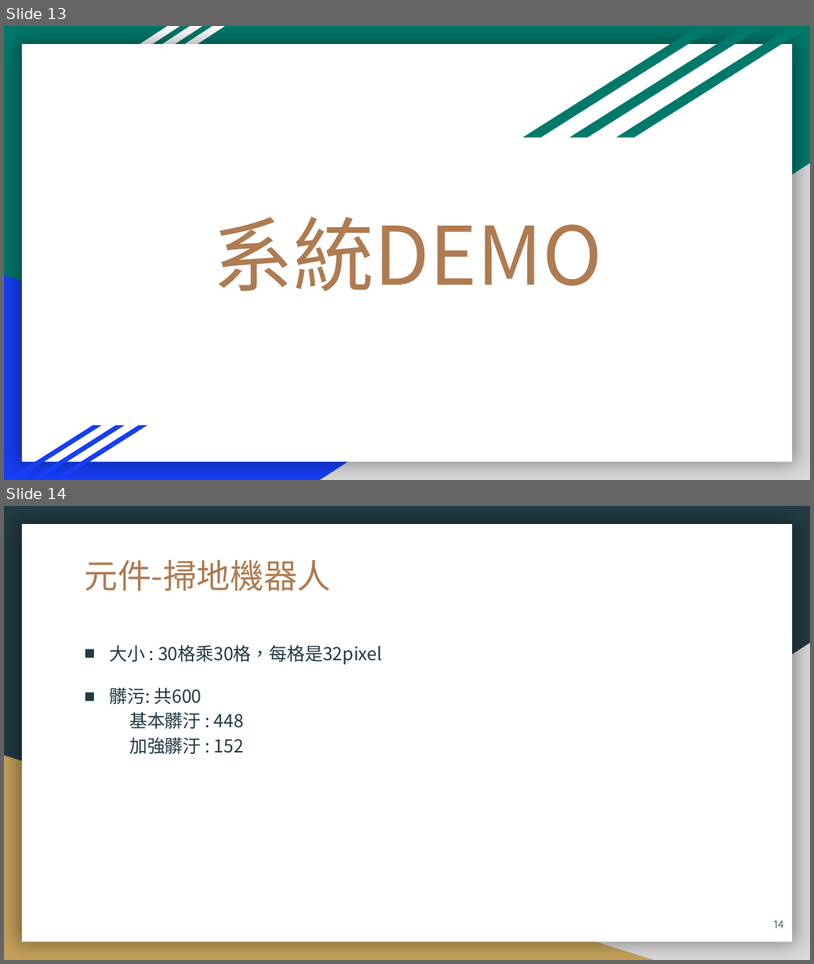
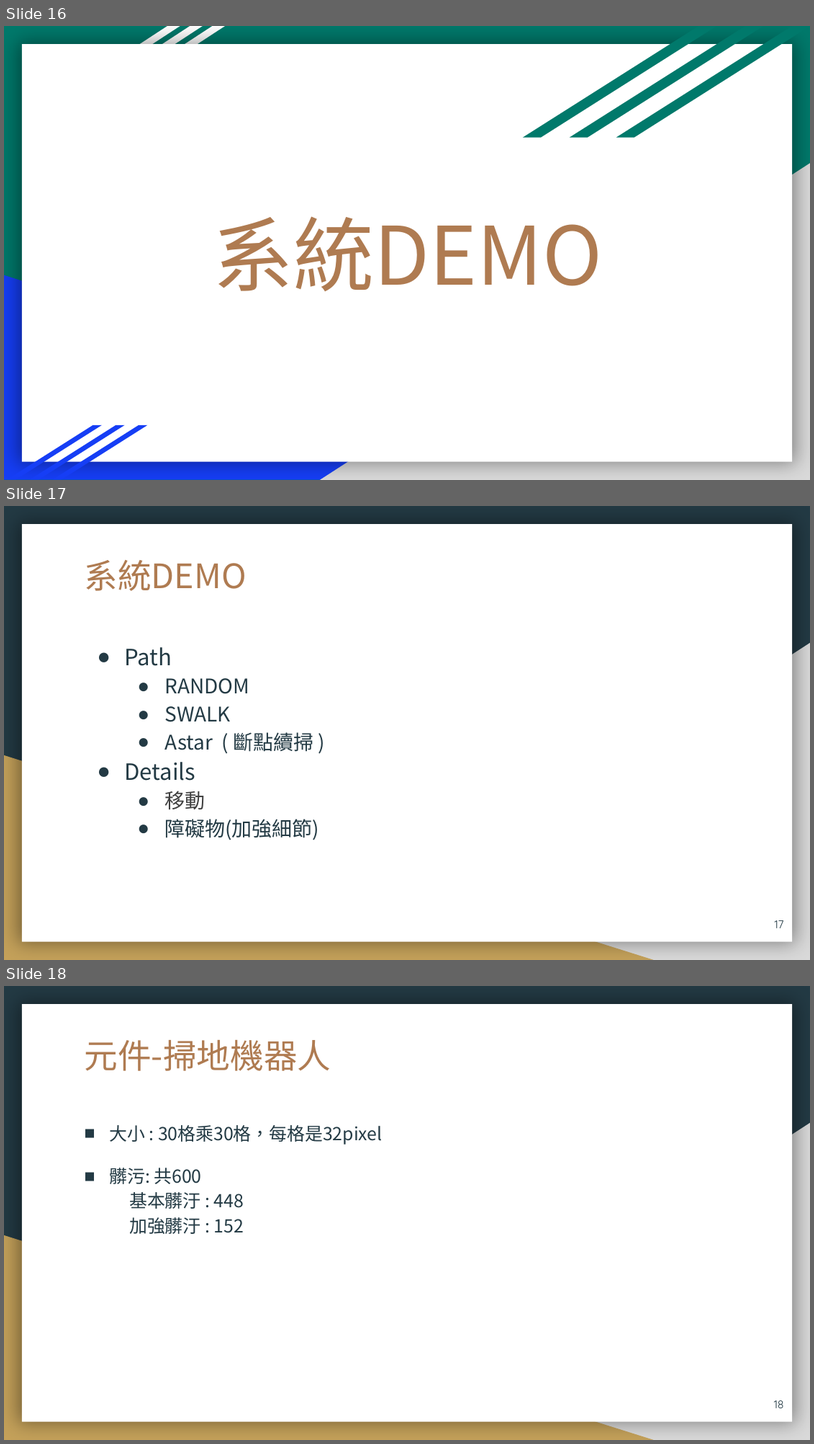
Before and after one commit to 106971001/AI, a slide deck: AI_Filnal_ppt.pptx. Shown one above the other, each under a label of ours: slides 13 and 14 before the commit, slides 16, 17 and 18 after it. The pictures are 814x964 and 814x1444 pixels, drawn with LibreOffice and Linux fonts; fonts in the diff are those of the drawing. Boxes give left, top, right and bottom in pixels: in the first picture for what was removed or moved away, otherwise in the second. Text is boxed around its words. In the diff, an @@ line names an element or a change of style, - is before the commit and + after.

```diff
--- a/AI_Filnal_ppt.pptx
+++ b/AI_Filnal_ppt.pptx
@@ slide 17 added at [4,506,810,960], background #233A44; not listed: 3 template elements that a slide beside it also shows @@
@@ title added at [85,560,247,591], 30 pt, text #AF7B51 @@
+系統DEMO
@@ text added at [125,647,320,840], 18 pt, text #233A44 @@
+● Path
+  ● RANDOM
+  ● SWALK
+  ● Astar ( 斷點續掃 )
+● Details
+    ● 移動
+    ● 障礙物(加強細節)
@@ page number added at [775,920,784,928], 10 pt, text #233A44 @@
+17
@@ what was slide 13 is now slide 16 @@
@@ what was slide 14 is now slide 18 @@
@@ page number at [774,1400,784,1408]: text changed @@
-14
+18
```
Also in this commit, not shown: 10 slides changed, 4 other slides added, 2 slides removed, 3 other files.
